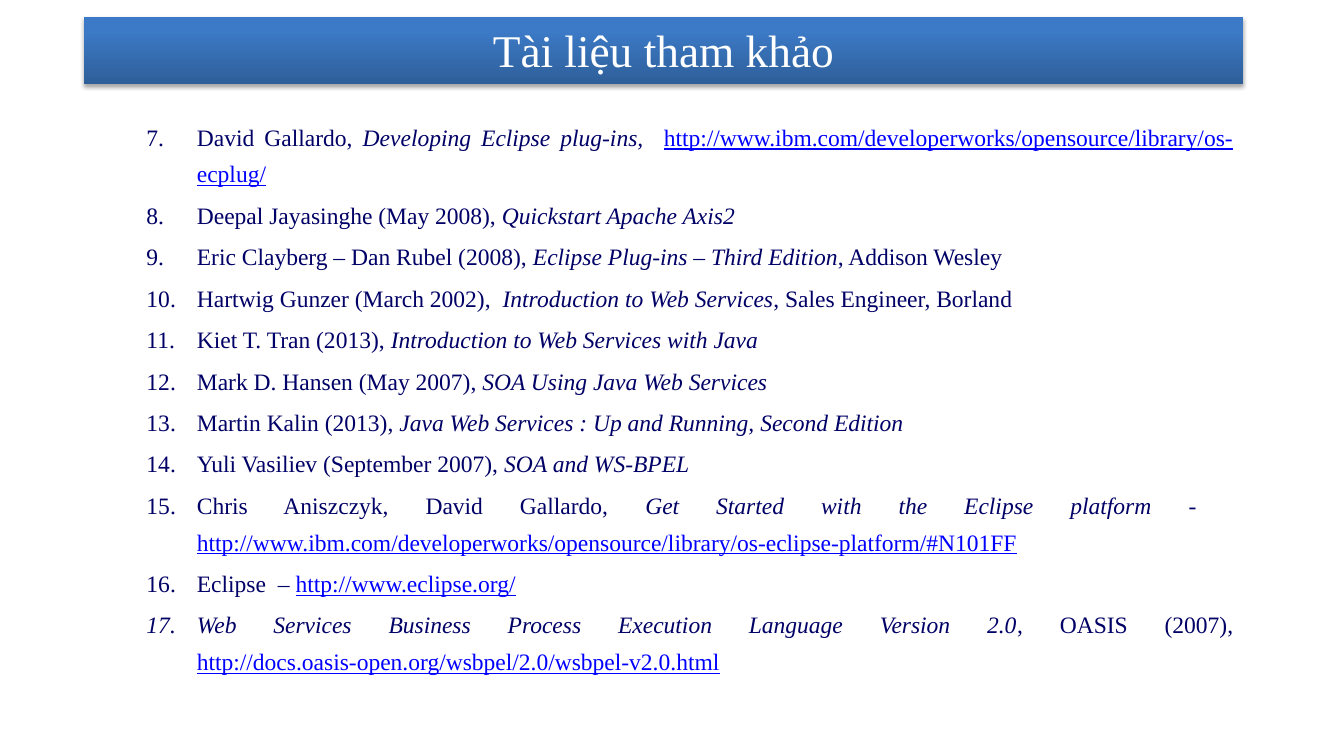
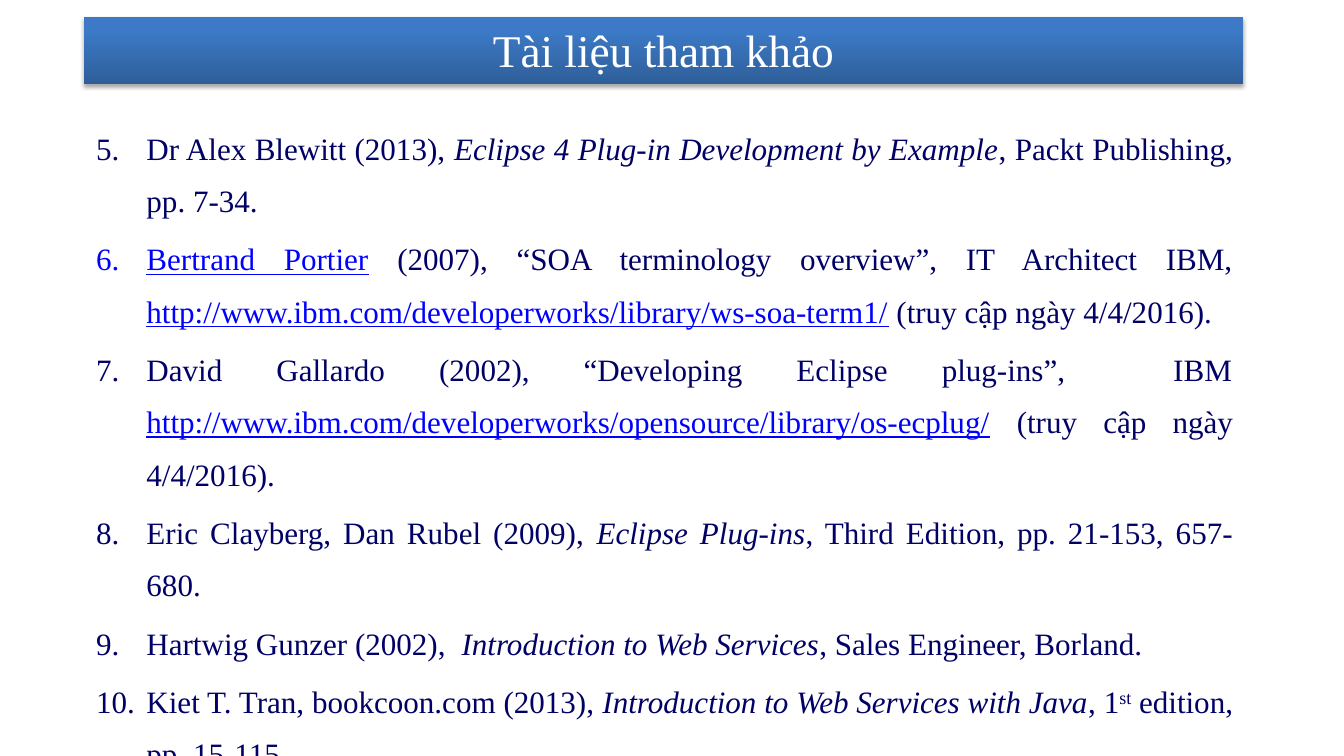
Before and after one commit to nhanhnt/LUANVAN, a slide deck: slide 54 of WORD/luanvan_nhanhnt_ver5.pptx (slide 47 before the commit). Drawn at 1344x756 pixels with LibreOffice and Linux fonts; fonts in the diff are those of the drawing; background and template pictures are left out. Boxes give left, top, right and bottom in pixels: in the first picture for what was removed or moved away, otherwise in the second. Text is boxed around its words. In the diff, an @@ line names an element or a change of style, - is before the commit and + after.

```diff
--- a/WORD/luanvan_nhanhnt_ver5.pptx
+++ b/WORD/luanvan_nhanhnt_ver5.pptx
@@ text at [146, 138, 1233, 719]: text changed; size 16.8 to 22.2 pt @@
-  7. David Gallardo, Developing Eclipse plug-ins, http://www.ibm.com/developerworks/opensource/library/os-ecplug/
-  8. Deepal Jayasinghe (May 2008), Quickstart Apache Axis2
-  9. Eric Clayberg – Dan Rubel (2008), Eclipse Plug-ins – Third Edition, Addison Wesley
-  10. Hartwig Gunzer (March 2002), Introduction to Web Services, Sales Engineer, Borland
-  11. Kiet T. Tran (2013), Introduction to Web Services with Java
-  12. Mark D. Hansen (May 2007), SOA Using Java Web Services
-  13. Martin Kalin (2013), Java Web Services : Up and Running, Second Edition
-  14. Yuli Vasiliev (September 2007), SOA and WS-BPEL
-  15. Chris Aniszczyk, David Gallardo, Get Started with the Eclipse platform - http://www.ibm.com/developerworks/opensource/library/os-eclipse-platform/#N101FF
-  16. Eclipse – http://www.eclipse.org/
-  17. Web Services Business Process Execution Language Version 2.0, OASIS (2007), http://docs.oasis-open.org/wsbpel/2.0/wsbpel-v2.0.html
+5. Dr Alex Blewitt (2013), Eclipse 4 Plug-in Development by Example, Packt Publishing, pp. 7-34.
+6. Bertrand Portier (2007), “SOA terminology overview”, IT Architect IBM, http://www.ibm.com/developerworks/library/ws-soa-term1/ (truy cập ngày 4/4/2016).
+7. David Gallardo (2002), “Developing Eclipse plug-ins”, IBM http://www.ibm.com/developerworks/opensource/library/os-ecplug/ (truy cập ngày 4/4/2016).
+8. Eric Clayberg, Dan Rubel (2009), Eclipse Plug-ins, Third Edition, pp. 21-153, 657-680.
+9. Hartwig Gunzer (2002), Introduction to Web Services, Sales Engineer, Borland.
+10. Kiet T. Tran, bookcoon.com (2013), Introduction to Web Services with Java, 1st edition, pp. 15-115.
@@ page number at [915, 704, 1229, 744]: text changed @@
-47
+54
```
Also in this commit, not shown: 3 other slides changed, 9 slides added, 1 slide removed.
